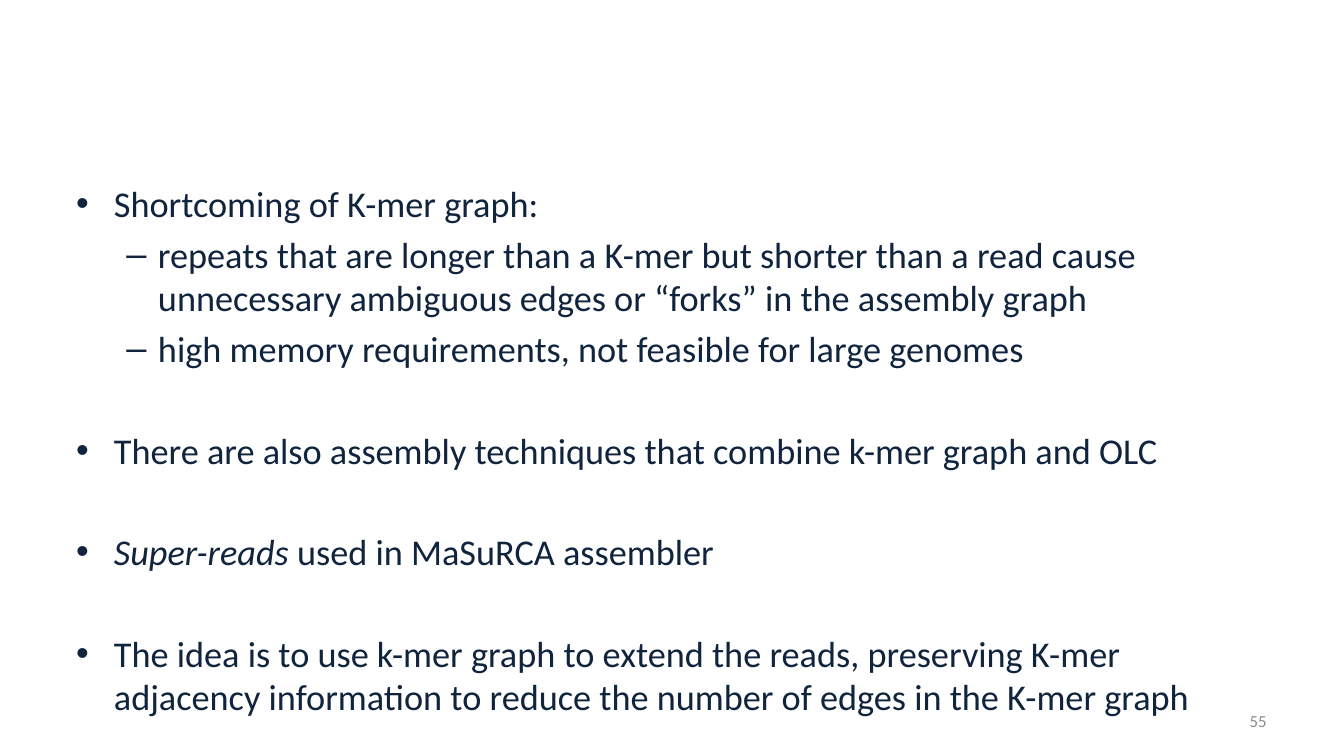
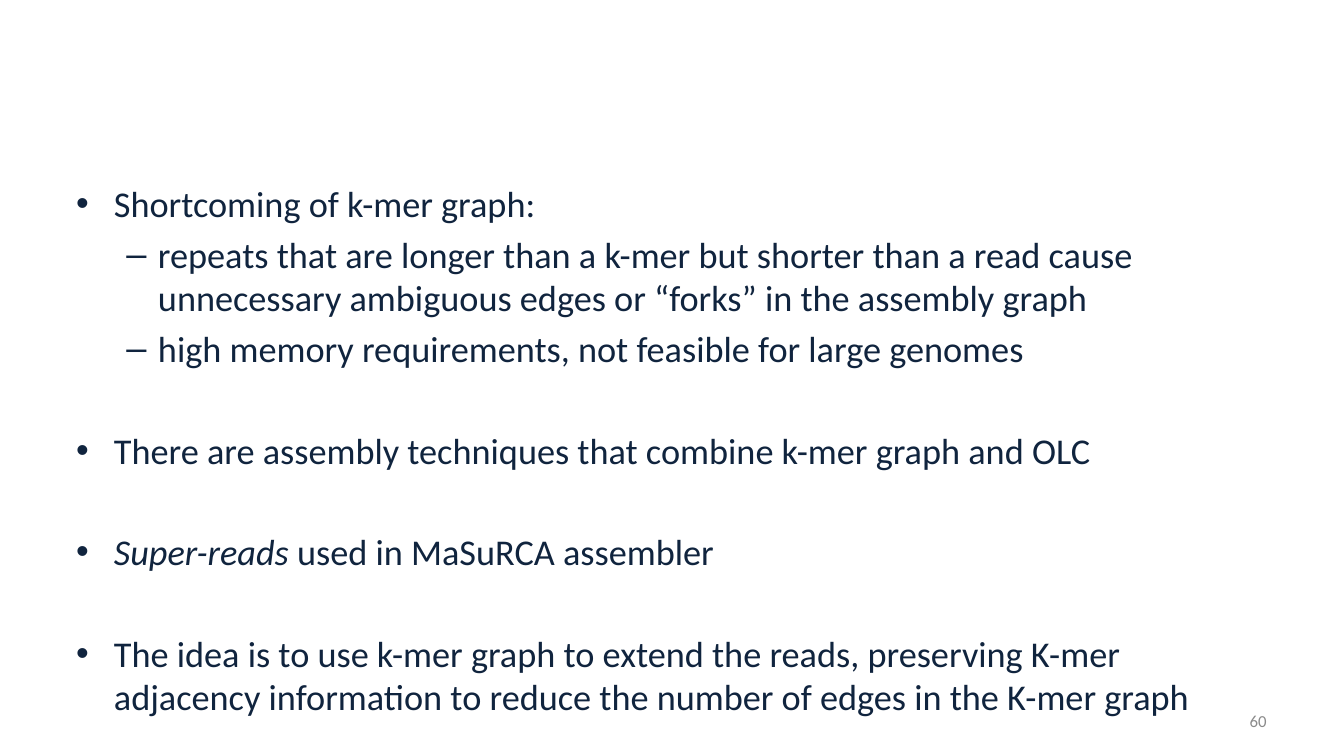
Before and after one commit to alekseyzimin/BME-Algorithms-for-Analysis-of-Genomic-Data, a slide deck: slide 60 of Fall 2026/Week 5 -- Genome Assembly Algorithms.pptx (slide 55 before the commit). Drawn at 1344x756 pixels with LibreOffice and Linux fonts; fonts in the diff are those of the drawing; background and template pictures are left out. Boxes give left, top, right and bottom in pixels: in the first picture for what was removed or moved away, otherwise in the second. Text is boxed around its words. In the diff, an @@ line names an element or a change of style, - is before the commit and + after.

```diff
--- a/Fall 2026/Week 5 -- Genome Assembly Algorithms.pptx
+++ b/Fall 2026/Week 5 -- Genome Assembly Algorithms.pptx
@@ text at [114, 191, 1133, 318]: text changed @@
-• Shortcoming of K-mer graph:
-  – repeats that are longer than a K-mer but shorter than a read cause unnecessary ambiguous edges or “forks” in the assembly graph
+• Shortcoming of k-mer graph:
+  – repeats that are longer than a k-mer but shorter than a read cause unnecessary ambiguous edges or “forks” in the assembly graph
@@ text at [114, 438, 1090, 471]: text changed @@
-• There are also assembly techniques that combine k-mer graph and OLC
+• There are assembly techniques that combine k-mer graph and OLC
@@ page number at [1250, 716, 1267, 727]: text changed @@
-55
+60
```
Also in this commit, not shown: 21 other slides changed, 5 slides added.
